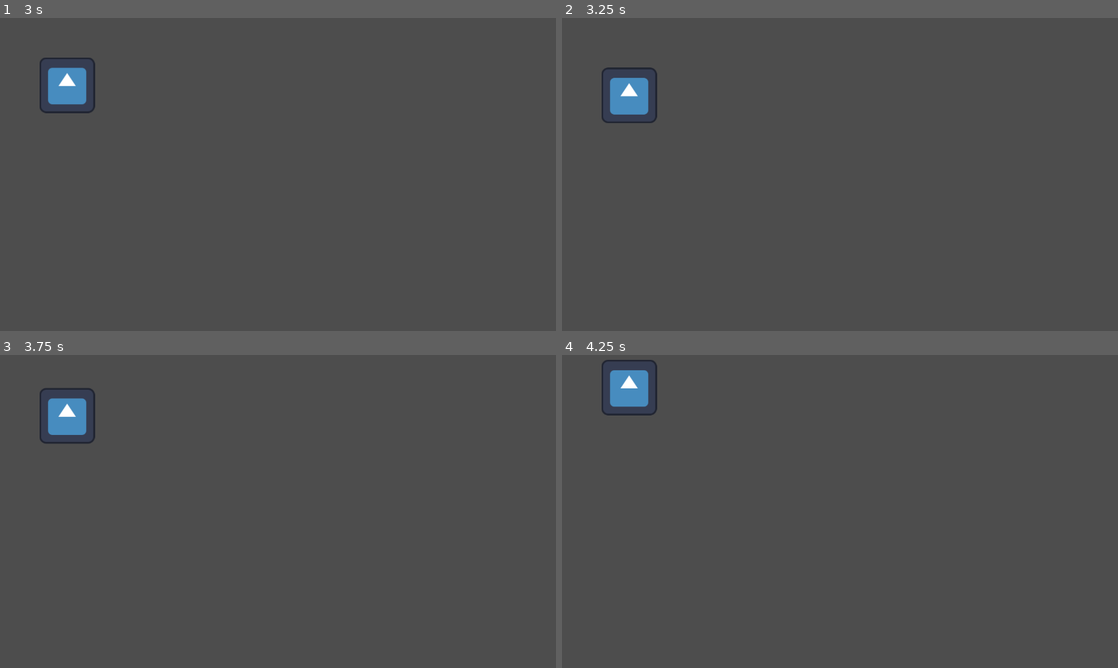
Above: before the commit, frames 1-4 (two rows, left to right).
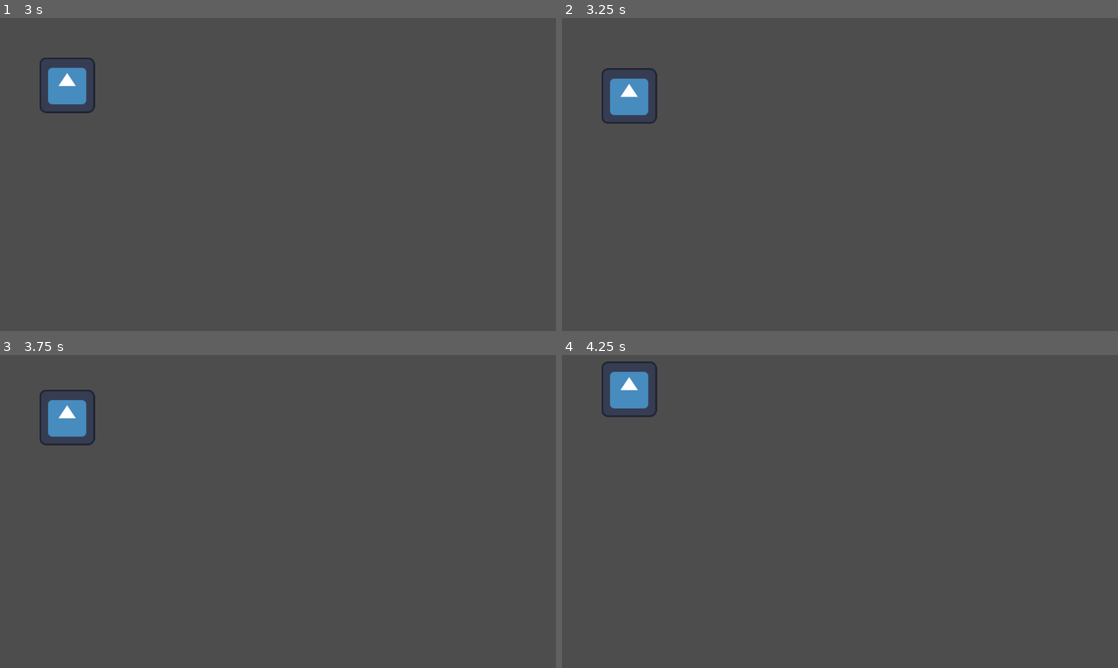
Above: after the commit, the same moments.

Repository: EduardoJuliao/GodotDevTo
Game: Godot game, scene res://Characters/Player/Player.tscn
The game is run twice, just before and just after one commit, with the same random seed, the same clock (stepped at 60 frames per second) and the same inputs. The engine's default icon, where the game draws it, is replaced by a stand-in: a white triangle on a blue panel in a dark square.
Inputs (mouse positions are in pixels of both pictures, inside the frame that each line leads up to):
- Up to frame 1 (3 s): tap Enter at 0.5 s; move the mouse to (400, 158) at 0.52 s; hold D (move_right) 0.53-1.28 s; hold K (roll) 0.53-1.28 s; click (400, 158) at 0.67 s; move the mouse to (166, 190) at 1.27 s; hold S (move_down) 1.28-2.03 s; tap K (roll) at 1.35, 2.85 s; move the mouse to (333, 105) at 2.02 s; hold D (move_right) 2.03-2.78 s; hold K (roll) 2.03-2.78 s; move the mouse to (250, 237) at 2.77 s; hold W (move_up) from 2.78 s (still down); click (250, 237) at 2.92 s
- Up to frame 2 (3.25 s): keep holding W (move_up)
- Up to frame 3 (3.75 s): move the mouse to (444, 558) at 3.52 s; release W (move_up) at 3.53 s; hold A (move_left) from 3.53 s (still down); hold K (roll) from 3.53 s (still down)
- Up to frame 4 (4.25 s): keep holding A (move_left); keep holding K (roll)

Frame 1 is identical in both runs. In frame 2, 0.1% of the frame differs, in the area x 7-17%, y 15-34%; in frame 3, 0.3%, in the area x 7-18%, y 10-29%; in frame 4, 0.3%.

Commit message:
Player camera

Diff:
--- /dev/null
+++ b/Characters/Player/Camera/PlayerCamera.gd
@@ -0,0 +1,7 @@
+extends Camera2D
+
+func _ready():
+	# This script is used to set the remote path of the player's RemoteTransform2D
+	# so that the player's position is synced across the nodes.
+	var playerRemoteTransform2d = get_tree().current_scene.get_node("Player/RemoteTransform2D");
+	playerRemoteTransform2d.remote_path = get_path();
--- /dev/null
+++ b/Characters/Player/Camera/PlayerCamera.tscn
@@ -0,0 +1,6 @@
+[gd_scene load_steps=2 format=3 uid="uid://d2ii1atjxs53q"]
+
+[ext_resource type="Script" path="res://Characters/Player/Camera/PlayerCamera.gd" id="1_b7qsm"]
+
+[node name="PlayerCamera" type="Camera2D"]
+script = ExtResource("1_b7qsm")
--- a/Characters/Player/Player.gd
+++ b/Characters/Player/Player.gd
@@ -83,7 +83,7 @@
 	animationTree.set("parameters/Walk/blend_position", input_vector);
 	animationTree.set("parameters/Roll/blend_position", input_vector);
 
-	animationState.travel("Run");
+	animationState.travel("Walk");
 
 	# If the player is pressing movement keys, then the player should speed up.
 	# move_toward() will move the player toward the target velocity, but will not exceed the target velocity.
@@ -93,10 +93,14 @@
 	# move_and_slide() will also stop the player from moving if the player is colliding with a wall.
 	move_and_slide();
 
+## Called when the player presses the roll button.
+## @return void
 func roll():
 	velocity = _roll_vector * _roll_speed;
 	animationState.travel("Roll");
 	move_and_slide();
 
+## Called when the roll animation ends.
+## @return void
 func on_roll_ended():
 	_current_state = states.MOVE;
--- a/Characters/Player/Player.tscn
+++ b/Characters/Player/Player.tscn
@@ -6,65 +6,58 @@
 [sub_resource type="RectangleShape2D" id="RectangleShape2D_wk1rg"]
 size = Vector2(128, 128)
 
+[sub_resource type="Animation" id="Animation_ensy5"]
+length = 0.001
+tracks/0/type = "value"
+tracks/0/imported = false
+tracks/0/enabled = true
+tracks/0/path = NodePath("Sprite2D:frame")
+tracks/0/interp = 1
+tracks/0/loop_wrap = true
+tracks/0/keys = {
+"times": PackedFloat32Array(0),
+"transitions": PackedFloat32Array(1),
+"update": 1,
+"values": [0]
+}
+
+[sub_resource type="Animation" id="Animation_61x54"]
+
+[sub_resource type="Animation" id="Animation_2xqbb"]
+
+[sub_resource type="Animation" id="Animation_i0mk4"]
+
 [sub_resource type="Animation" id="Animation_iwfok"]
 resource_name = "idle"
 
-[sub_resource type="Animation" id="Animation_i0mk4"]
-
-[sub_resource type="Animation" id="Animation_61x54"]
-
-[sub_resource type="Animation" id="Animation_2xqbb"]
-
-[sub_resource type="Animation" id="Animation_upm77"]
-
-[sub_resource type="Animation" id="Animation_1n8a2"]
-
-[sub_resource type="Animation" id="Animation_bfdho"]
-
-[sub_resource type="Animation" id="Animation_h6g2a"]
-
-[sub_resource type="Animation" id="Animation_ns4p6"]
-step = 0.25
-tracks/0/type = "value"
-tracks/0/imported = false
-tracks/0/enabled = true
-tracks/0/path = NodePath("Sprite2D:frame")
-tracks/0/interp = 1
-tracks/0/loop_wrap = true
-tracks/0/keys = {
-"times": PackedFloat32Array(0),
-"transitions": PackedFloat32Array(1),
-"update": 1,
-"values": [0]
-}
-tracks/1/type = "method"
-tracks/1/imported = false
-tracks/1/enabled = true
-tracks/1/path = NodePath(".")
-tracks/1/interp = 1
-tracks/1/loop_wrap = true
-tracks/1/keys = {
-"times": PackedFloat32Array(1),
-"transitions": PackedFloat32Array(1),
-"values": [{
-"args": [],
-"method": &"on_roll_ended"
-}]
-}
-
-[sub_resource type="Animation" id="Animation_ensy5"]
-length = 0.001
-tracks/0/type = "value"
-tracks/0/imported = false
-tracks/0/enabled = true
-tracks/0/path = NodePath("Sprite2D:frame")
-tracks/0/interp = 1
-tracks/0/loop_wrap = true
-tracks/0/keys = {
-"times": PackedFloat32Array(0),
-"transitions": PackedFloat32Array(1),
-"update": 1,
-"values": [0]
+[sub_resource type="Animation" id="Animation_yj1s5"]
+resource_name = "roll_down"
+step = 0.25
+tracks/0/type = "value"
+tracks/0/imported = false
+tracks/0/enabled = true
+tracks/0/path = NodePath("Sprite2D:frame")
+tracks/0/interp = 1
+tracks/0/loop_wrap = true
+tracks/0/keys = {
+"times": PackedFloat32Array(0),
+"transitions": PackedFloat32Array(1),
+"update": 1,
+"values": [0]
+}
+tracks/1/type = "method"
+tracks/1/imported = false
+tracks/1/enabled = true
+tracks/1/path = NodePath(".")
+tracks/1/interp = 1
+tracks/1/loop_wrap = true
+tracks/1/keys = {
+"times": PackedFloat32Array(1),
+"transitions": PackedFloat32Array(1),
+"values": [{
+"args": [],
+"method": &"on_roll_ended"
+}]
 }
 
 [sub_resource type="Animation" id="Animation_xkh5n"]
@@ -97,6 +90,35 @@
 }]
 }
 
+[sub_resource type="Animation" id="Animation_ns4p6"]
+step = 0.25
+tracks/0/type = "value"
+tracks/0/imported = false
+tracks/0/enabled = true
+tracks/0/path = NodePath("Sprite2D:frame")
+tracks/0/interp = 1
+tracks/0/loop_wrap = true
+tracks/0/keys = {
+"times": PackedFloat32Array(0),
+"transitions": PackedFloat32Array(1),
+"update": 1,
+"values": [0]
+}
+tracks/1/type = "method"
+tracks/1/imported = false
+tracks/1/enabled = true
+tracks/1/path = NodePath(".")
+tracks/1/interp = 1
+tracks/1/loop_wrap = true
+tracks/1/keys = {
+"times": PackedFloat32Array(1),
+"transitions": PackedFloat32Array(1),
+"values": [{
+"args": [],
+"method": &"on_roll_ended"
+}]
+}
+
 [sub_resource type="Animation" id="Animation_sho56"]
 resource_name = "roll_up"
 step = 0.25
@@ -127,35 +149,13 @@
 }]
 }
 
-[sub_resource type="Animation" id="Animation_yj1s5"]
-resource_name = "roll_down"
-step = 0.25
-tracks/0/type = "value"
-tracks/0/imported = false
-tracks/0/enabled = true
-tracks/0/path = NodePath("Sprite2D:frame")
-tracks/0/interp = 1
-tracks/0/loop_wrap = true
-tracks/0/keys = {
-"times": PackedFloat32Array(0),
-"transitions": PackedFloat32Array(1),
-"update": 1,
-"values": [0]
-}
-tracks/1/type = "method"
-tracks/1/imported = false
-tracks/1/enabled = true
-tracks/1/path = NodePath(".")
-tracks/1/interp = 1
-tracks/1/loop_wrap = true
-tracks/1/keys = {
-"times": PackedFloat32Array(1),
-"transitions": PackedFloat32Array(1),
-"values": [{
-"args": [],
-"method": &"on_roll_ended"
-}]
-}
+[sub_resource type="Animation" id="Animation_1n8a2"]
+
+[sub_resource type="Animation" id="Animation_bfdho"]
+
+[sub_resource type="Animation" id="Animation_upm77"]
+
+[sub_resource type="Animation" id="Animation_h6g2a"]
 
 [sub_resource type="AnimationLibrary" id="AnimationLibrary_xtt0l"]
 _data = {
@@ -243,3 +243,5 @@
 parameters/Idle/blend_position = Vector2(0, 0)
 parameters/Roll/blend_position = Vector2(-0.997486, -0.0107527)
 parameters/Walk/blend_position = Vector2(0, 0)
+
+[node name="RemoteTransform2D" type="RemoteTransform2D" parent="."]
--- a/Scenes/FirstScene.tscn
+++ b/Scenes/FirstScene.tscn
@@ -1,7 +1,18 @@
-[gd_scene load_steps=2 format=3 uid="uid://dj1tfd3n3sulu"]
+[gd_scene load_steps=4 format=3 uid="uid://dj1tfd3n3sulu"]
 
 [ext_resource type="PackedScene" uid="uid://bwx5rw772srx3" path="res://Characters/Player/Player.tscn" id="1_n2ce3"]
+[ext_resource type="PackedScene" uid="uid://d2ii1atjxs53q" path="res://Characters/Player/Camera/PlayerCamera.tscn" id="2_tpacv"]
+[ext_resource type="Texture2D" uid="uid://c0dwq4kipkgq7" path="res://icon.svg" id="3_iyqpw"]
 
 [node name="Node2D" type="Node2D"]
 
 [node name="Player" parent="." instance=ExtResource("1_n2ce3")]
+
+[node name="PlayerCamera" parent="." instance=ExtResource("2_tpacv")]
+
+[node name="Icon" type="Sprite2D" parent="."]
+modulate = Color(0.0980392, 1, 0.0588235, 1)
+position = Vector2(141, -191)
+texture = ExtResource("3_iyqpw")
+
+[editable path="Player"]
